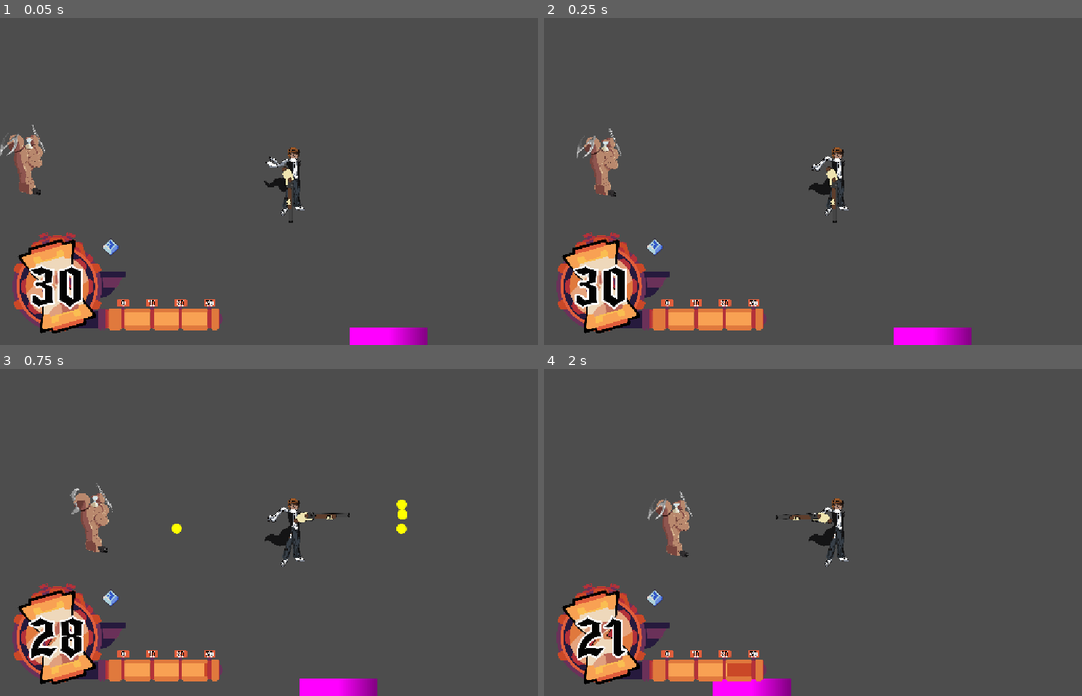
Above: before the commit, frames 1-4 (two rows, left to right).
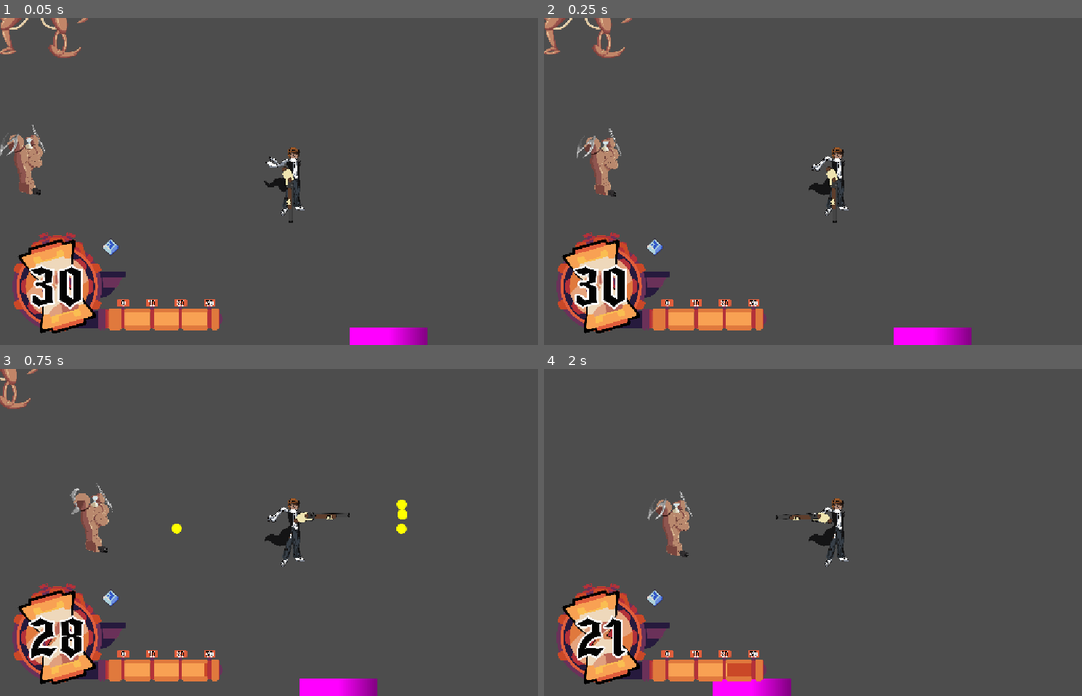
Above: after the commit, the same moments.

Repository: chiefpat450119/GMTK-2026
Game: Godot game, scene res://scenes/test/winter_test_scene.tscn
The game is run twice, just before and just after one commit, with the same random seed, the same clock (stepped at 60 frames per second) and the same inputs. This scene is started directly instead of the project's main scene.
Inputs (mouse positions are in pixels of both pictures, inside the frame that each line leads up to):
- Up to frame 1 (0.05 s): no input
- Up to frame 2 (0.25 s): no input
- Up to frame 3 (0.75 s): tap Enter at 0.5 s; move the mouse to (419, 516) at 0.52 s; press the mouse at (419, 516) at 0.53 s; hold D (Right) from 0.53 s (still down)
- Up to frame 4 (2 s): release D (Right) at 1.25 s; release the mouse at (963, 516) at 1.25 s; drag from (716, 548) to (587, 525) at 1.27 s

The runs differ from the first frame. In frame 1, 0.6% of the frame differs, in the area x 0-17%, y 0-13%; in frame 2, 0.6%; in frame 3, 0.3%; in frame 4, nothing differs.

Commit message:
Boss visuals and rigging

Diff:
--- /dev/null
+++ b/scenes/entities/enemies/boss/boss_visuals.tscn
@@ -0,0 +1,84 @@
+[gd_scene format=3 uid="uid://bjv5cryiwlck2"]
+
+[ext_resource type="Texture2D" uid="uid://derfiku21nyxp" path="res://assets/enemies/boss/Body1.png" id="1_wa33t"]
+[ext_resource type="Texture2D" uid="uid://bkfu0mlams4up" path="res://assets/enemies/boss/LeftLeg1.png" id="2_enw1s"]
+[ext_resource type="Texture2D" uid="uid://bg1o3x6pmls3f" path="res://assets/enemies/boss/Head.png" id="3_lnnpo"]
+[ext_resource type="Texture2D" uid="uid://bwt2a3h2k864m" path="res://assets/enemies/boss/LeftLeg2.png" id="3_y3o55"]
+[ext_resource type="Texture2D" uid="uid://cjrn64rxam7bk" path="res://assets/enemies/boss/LeftArm1.png" id="4_nvim2"]
+[ext_resource type="Texture2D" uid="uid://c8mg3p88ukrrn" path="res://assets/enemies/boss/RightLeg2.png" id="4_qa4jw"]
+[ext_resource type="Texture2D" uid="uid://c4jf0unlrmumf" path="res://assets/enemies/boss/RightLeg1.png" id="4_y3o55"]
+[ext_resource type="Texture2D" uid="uid://j2q22bhelhf" path="res://assets/enemies/boss/LeftArm2.png" id="5_xe06o"]
+[ext_resource type="Texture2D" uid="uid://bj2sfs5v5m4h4" path="res://assets/enemies/boss/RightArm1.png" id="6_tljjl"]
+[ext_resource type="Texture2D" uid="uid://cf2lake6ti3vw" path="res://assets/enemies/boss/RightArm2.png" id="7_3rfph"]
+
+[node name="BossVisuals" type="Node2D" unique_id=524099003]
+
+[node name="Visuals" type="Node2D" parent="." unique_id=2080359473]
+scale = Vector2(0.33, 0.33)
+
+[node name="Left Leg" type="Node2D" parent="Visuals" unique_id=1465532876]
+position = Vector2(-85, 132)
+
+[node name="Lower Leg" type="Node2D" parent="Visuals/Left Leg" unique_id=981808399]
+position = Vector2(-110.060486, 121.04416)
+rotation = -0.03141593
+
+[node name="Sprite2D" type="Sprite2D" parent="Visuals/Left Leg/Lower Leg" unique_id=1024497062]
+position = Vector2(172.20134, -251.50685)
+texture = ExtResource("3_y3o55")
+
+[node name="Sprite2D" type="Sprite2D" parent="Visuals/Left Leg" unique_id=248634233]
+position = Vector2(71, -117)
+texture = ExtResource("2_enw1s")
+
+[node name="Right Leg" type="Node2D" parent="Visuals" unique_id=1981774955]
+position = Vector2(92, 140)
+rotation = 0.16580628
+
+[node name="Lower Leg" type="Node2D" parent="Visuals/Right Leg" unique_id=725834837]
+position = Vector2(81.92349, 123.71962)
+rotation = -0.3630285
+
+[node name="Sprite2D" type="Sprite2D" parent="Visuals/Right Leg/Lower Leg" unique_id=1256820594]
+position = Vector2(-150.76581, -244.34134)
+texture = ExtResource("4_qa4jw")
+
+[node name="Sprite2D" type="Sprite2D" parent="Visuals/Right Leg" unique_id=2030751612]
+position = Vector2(-79.92354, -123.70216)
+texture = ExtResource("4_y3o55")
+
+[node name="Body" type="Sprite2D" parent="Visuals" unique_id=762723819]
+texture = ExtResource("1_wa33t")
+
+[node name="Head" type="Sprite2D" parent="Visuals" unique_id=927771088]
+position = Vector2(-3, -23)
+texture = ExtResource("3_lnnpo")
+
+[node name="Left Arm" type="Node2D" parent="Visuals" unique_id=1034800268]
+position = Vector2(-230, -227)
+
+[node name="Sprite2D" type="Sprite2D" parent="Visuals/Left Arm" unique_id=1242348221]
+position = Vector2(228, 258)
+texture = ExtResource("4_nvim2")
+
+[node name="Front Arm" type="Node2D" parent="Visuals/Left Arm" unique_id=1058427987]
+position = Vector2(-106.268036, 201.19984)
+
+[node name="Sprite2D" type="Sprite2D" parent="Visuals/Left Arm/Front Arm" unique_id=1028684644]
+position = Vector2(367.46265, 50.271255)
+texture = ExtResource("5_xe06o")
+
+[node name="Right Arm" type="Node2D" parent="Visuals" unique_id=1434993906]
+position = Vector2(229, -231)
+rotation = -6.2831855
+
+[node name="Sprite2D" type="Sprite2D" parent="Visuals/Right Arm" unique_id=746797104]
+position = Vector2(-231.00006, 242.99995)
+texture = ExtResource("6_tljjl")
+
+[node name="Front Arm" type="Node2D" parent="Visuals/Right Arm" unique_id=415651671]
+position = Vector2(134.63632, 197.66669)
+
+[node name="Sprite2D" type="Sprite2D" parent="Visuals/Right Arm/Front Arm" unique_id=304350928]
+position = Vector2(-398.22485, 37.643265)
+texture = ExtResource("7_3rfph")
--- a/scenes/test/winter_test_scene.tscn
+++ b/scenes/test/winter_test_scene.tscn
@@ -3,6 +3,7 @@
 [ext_resource type="PackedScene" uid="uid://dmju5rt15nlc0" path="res://scenes/ui/time_hud.tscn" id="1_uwv7y"]
 [ext_resource type="PackedScene" uid="uid://cnt7cah78t0v5" path="res://scenes/entities/player/player.tscn" id="2_ia5xm"]
 [ext_resource type="PackedScene" uid="uid://dsh7ter2enmy0" path="res://scenes/entities/enemies/shooter_enemy/shooter_enemy.tscn" id="3_ia5xm"]
+[ext_resource type="PackedScene" uid="uid://bjv5cryiwlck2" path="res://scenes/entities/enemies/boss/boss_visuals.tscn" id="4_xvwyp"]
 
 [sub_resource type="PlaceholderTexture2D" id="PlaceholderTexture2D_n1ogh"]
 
@@ -19,3 +20,6 @@
 texture = SubResource("PlaceholderTexture2D_n1ogh")
 
 [node name="ShooterEnemy" parent="." unique_id=833281361 instance=ExtResource("3_ia5xm")]
+
+[node name="BossVisuals" parent="." unique_id=524099003 instance=ExtResource("4_xvwyp")]
+position = Vector2(28, -359)
Binary file added: assets/enemies/boss/Body1.png
Not shown, added: assets/enemies/boss/Body1.png.import
Binary file added: assets/enemies/boss/Body2.png
Not shown, added: assets/enemies/boss/Body2.png.import
Binary file added: assets/enemies/boss/Head.png
Not shown, added: assets/enemies/boss/Head.png.import
Binary file added: assets/enemies/boss/LeftArm1.png
Not shown, added: assets/enemies/boss/LeftArm1.png.import
Binary file added: assets/enemies/boss/LeftArm2.png
Not shown, added: assets/enemies/boss/LeftArm2.png.import
Binary file added: assets/enemies/boss/LeftLeg1.png
Not shown, added: assets/enemies/boss/LeftLeg1.png.import
(and 10 more such lines)
